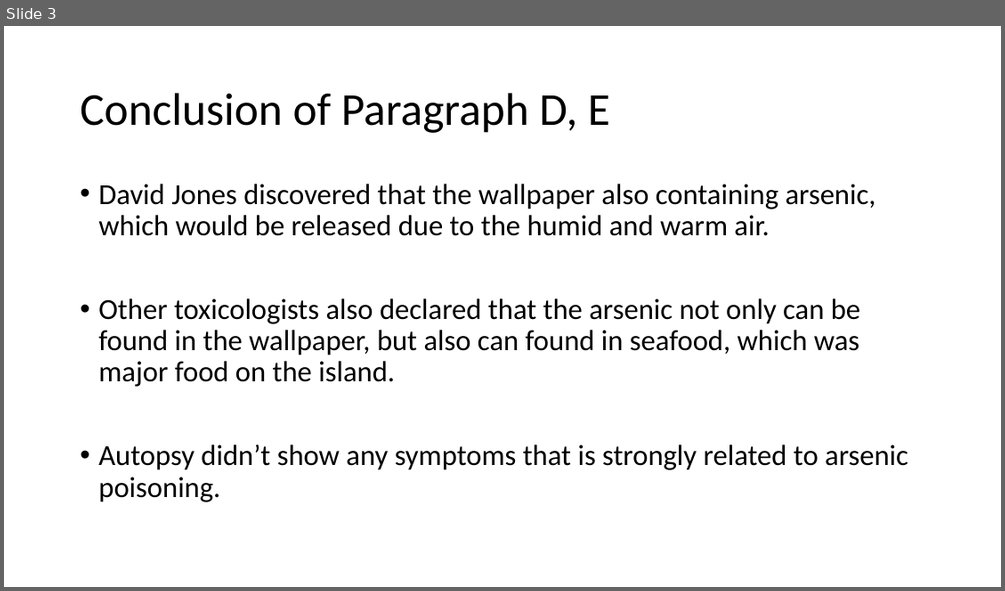
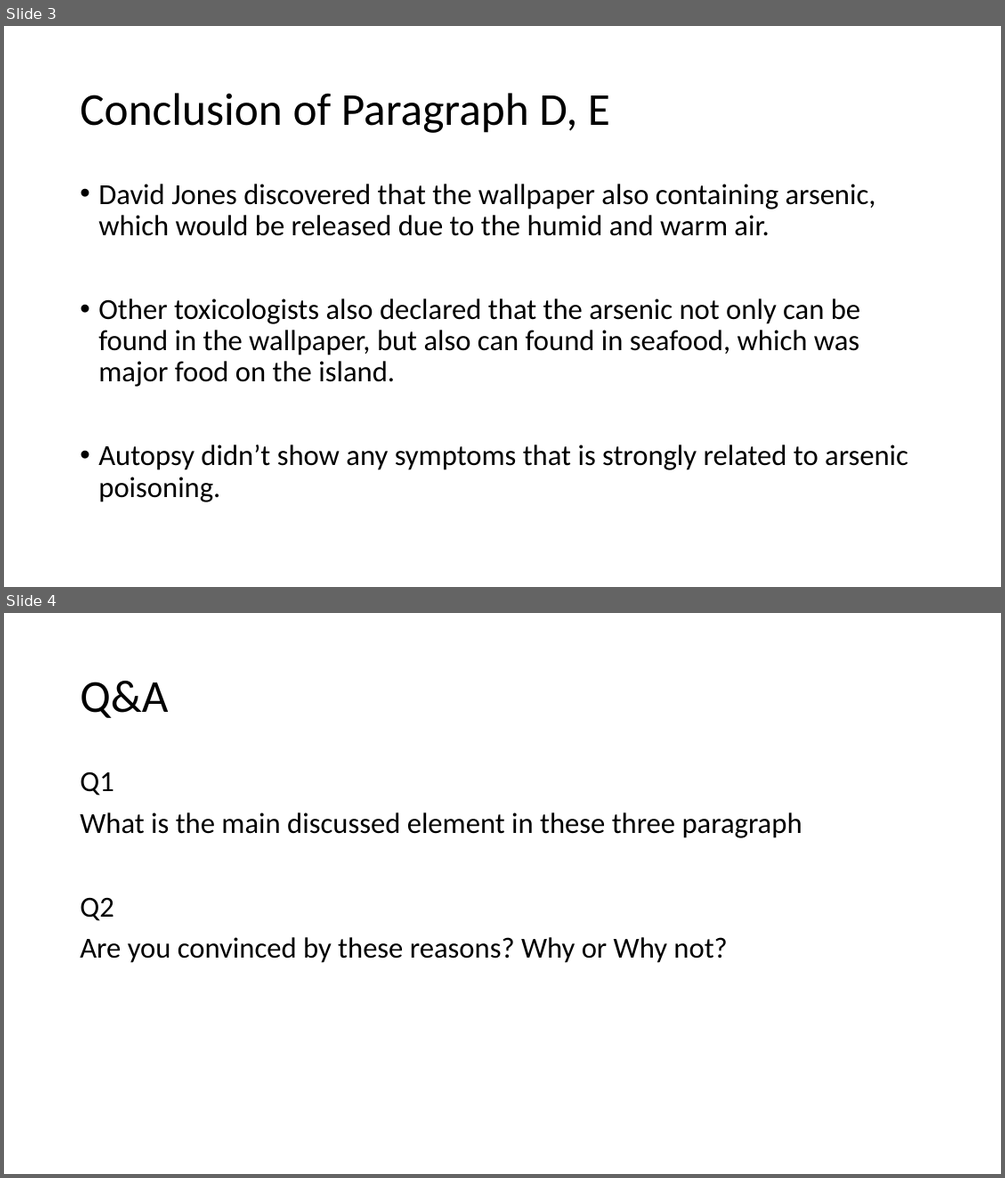
Before and after one commit to Baseballlkk/university_profile.github.io, a slide deck: 大一下/大一英文下/Group_Report_C~E.pptx. Shown one above the other, each under a label of ours: slide 3 before the commit, slides 3 and 4 after it. The pictures are 1005x591 and 1005x1178 pixels, drawn with LibreOffice and Linux fonts; fonts in the diff are those of the drawing. Boxes give left, top, right and bottom in pixels: in the first picture for what was removed or moved away, otherwise in the second. Text is boxed around its words. In the diff, an @@ line names an element or a change of style, - is before the commit and + after.

```diff
--- a/大一下/大一英文下/Group_Report_C~E.pptx
+++ b/大一下/大一英文下/Group_Report_C~E.pptx
@@ slide 4 added at box(4, 613, 1001, 1174), background #FFFFFF @@
@@ title added at box(80, 681, 168, 718), 44 pt, text #000000 @@
+Q&A
@@ text added at box(80, 771, 802, 963), 28 pt, text #000000 @@
+Q1
+What is the main discussed element in these three paragraph
+Q2
+Are you convinced by these reasons? Why or Why not?
```
Also in this commit, not shown: 1 slide changed, 1 other slide added, 12 other files.
